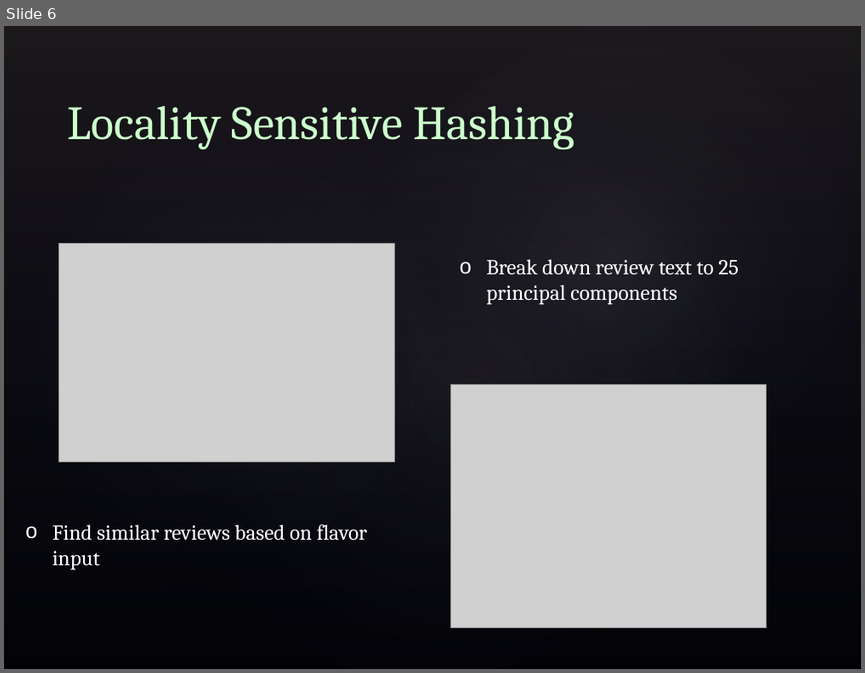
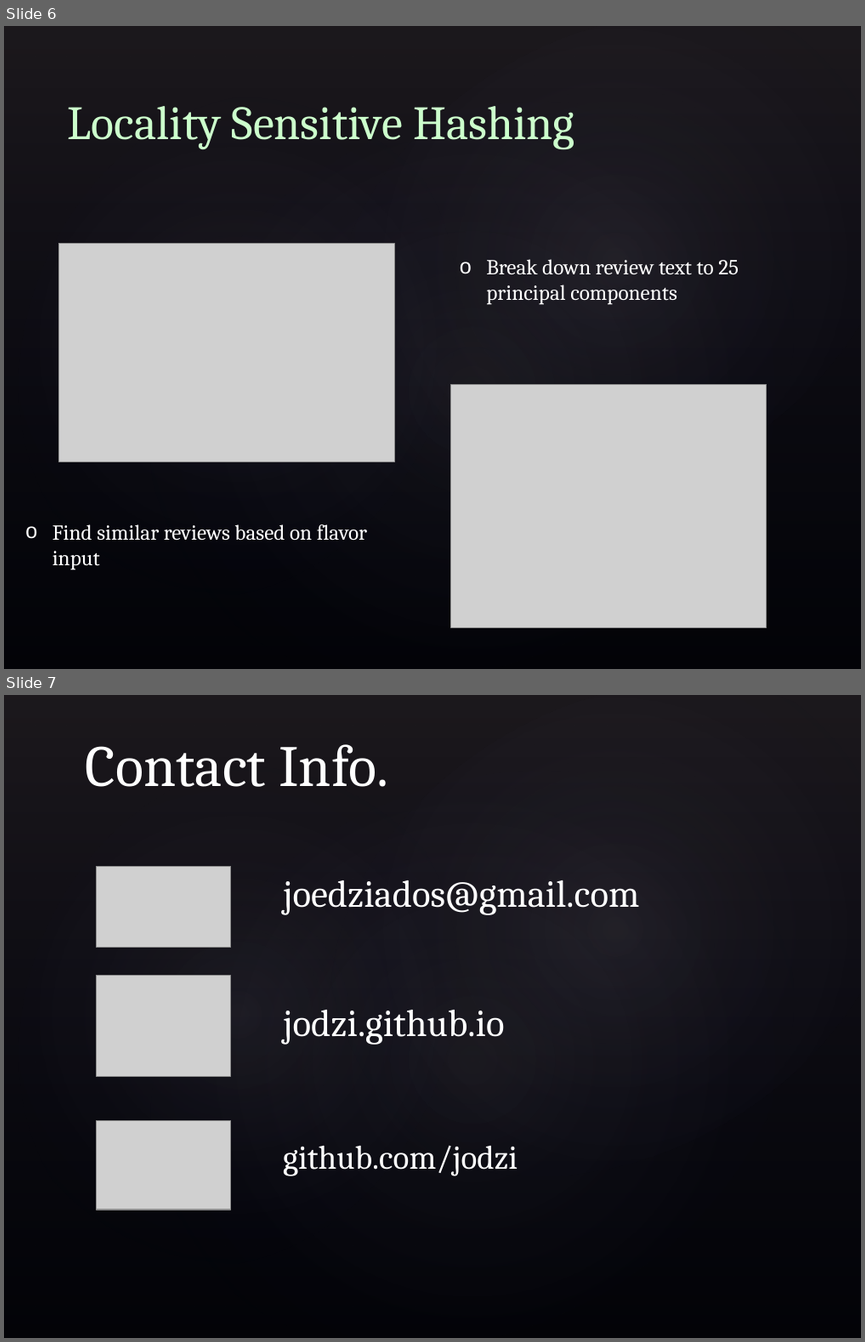
Before and after one commit to jodzi/flavor_fave, a slide deck: kojak_presentation.pptx. Shown one above the other, each under a label of ours: slide 6 before the commit, slides 6 and 7 after it. The pictures are 865x673 and 865x1342 pixels, drawn with LibreOffice and Linux fonts; fonts in the diff are those of the drawing; grey boxes stand for pictures; background and template pictures are left out. Boxes give left, top, right and bottom in pixels: in the first picture for what was removed or moved away, otherwise in the second. Text is boxed around its words. In the diff, an @@ line names an element or a change of style, - is before the commit and + after.

```diff
--- a/kojak_presentation.pptx
+++ b/kojak_presentation.pptx
@@ slide 7 added at [4,695,861,1338], background picture (left out); not listed: 4 template elements that a slide beside it also shows @@
@@ title added at [86,744,388,787], 49 pt, text #FFFFFF @@
+Contact Info.
@@ picture added at [97,867,231,947] @@
@@ text added at [283,880,639,915], 32 pt, text #FFFFFF @@
+joedziados@gmail.com
@@ picture added at [97,975,231,1077] @@
@@ text added at [283,1009,504,1044], 32 pt, text #FFFFFF @@
+jodzi.github.io
@@ picture added at [97,1120,231,1209] @@
@@ text added at [283,1145,517,1176], 28 pt, text #FFFFFF @@
+github.com/jodzi
```
Also in this commit, not shown: 1 slide changed, 1 other slide added, 1 slide removed.
